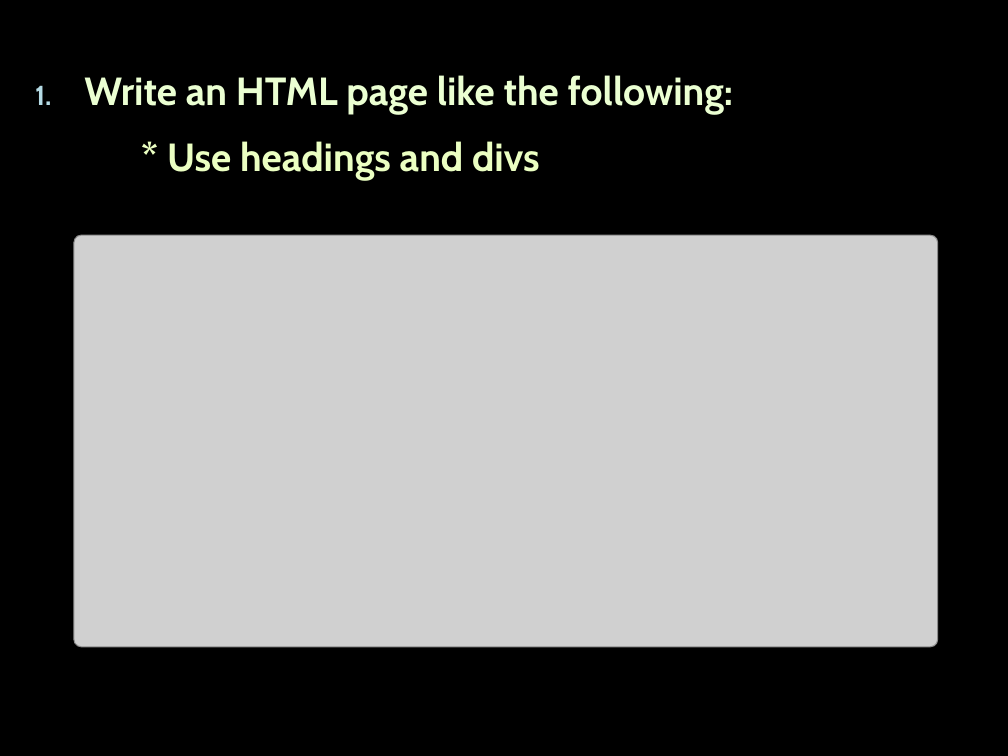
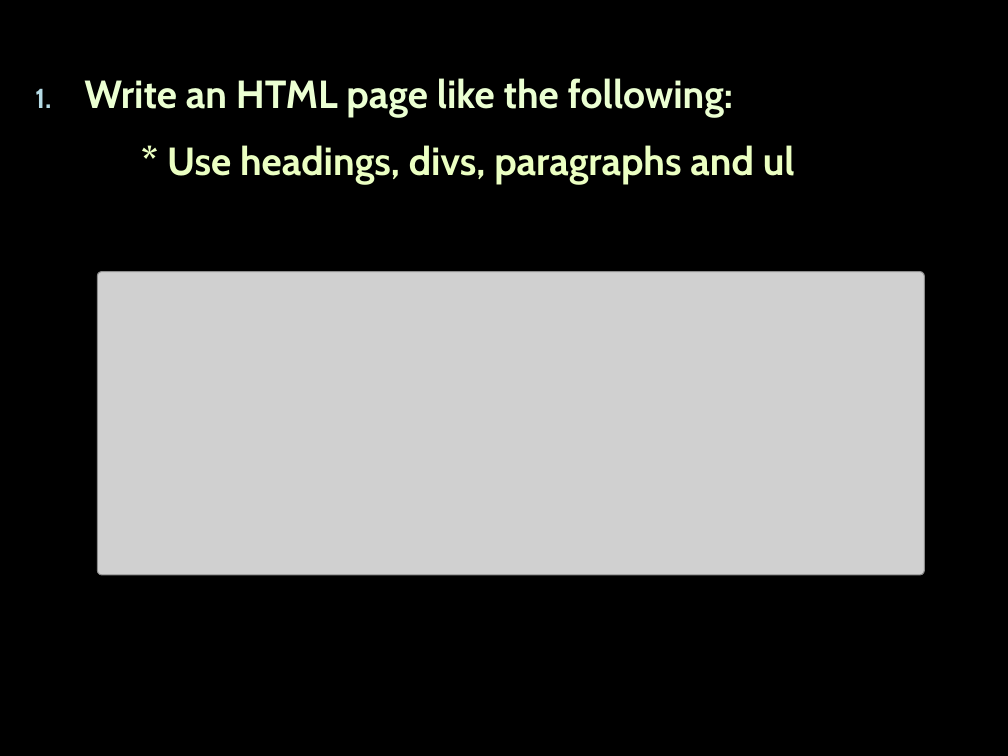
Before and after one commit to Termininja/TelerikAcademy, a slide deck: slide 1 of Web Design/HTML/1. Fundamentals/Fundamentals.pptx. Drawn at 1008x756 pixels with LibreOffice and Linux fonts; fonts in the diff are those of the drawing; grey boxes stand for pictures. Boxes give left, top, right and bottom in pixels: in the first picture for what was removed or moved away, otherwise in the second. Text is boxed around its words. In the diff, an @@ line names an element or a change of style, - is before the commit and + after.

```diff
--- a/Web Design/HTML/1. Fundamentals/Fundamentals.pptx
+++ b/Web Design/HTML/1. Fundamentals/Fundamentals.pptx
@@ text at (167, 145, 795, 184): text changed @@
-      * Use headings and divs
+      * Use headings, divs, paragraphs and ul
@@ picture: place and size @@
-picture at (74, 235, 937, 646)
+picture at (98, 271, 924, 575)
```
Also in this commit, not shown: 2 other slides changed, 49 other files.
